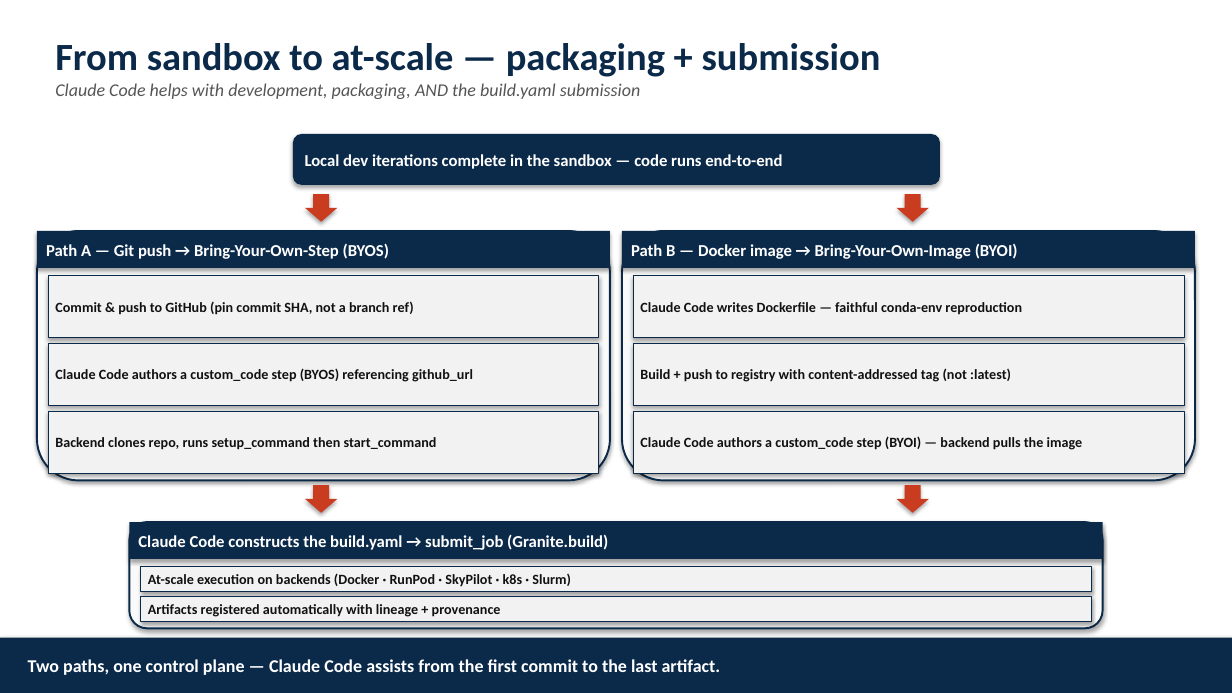
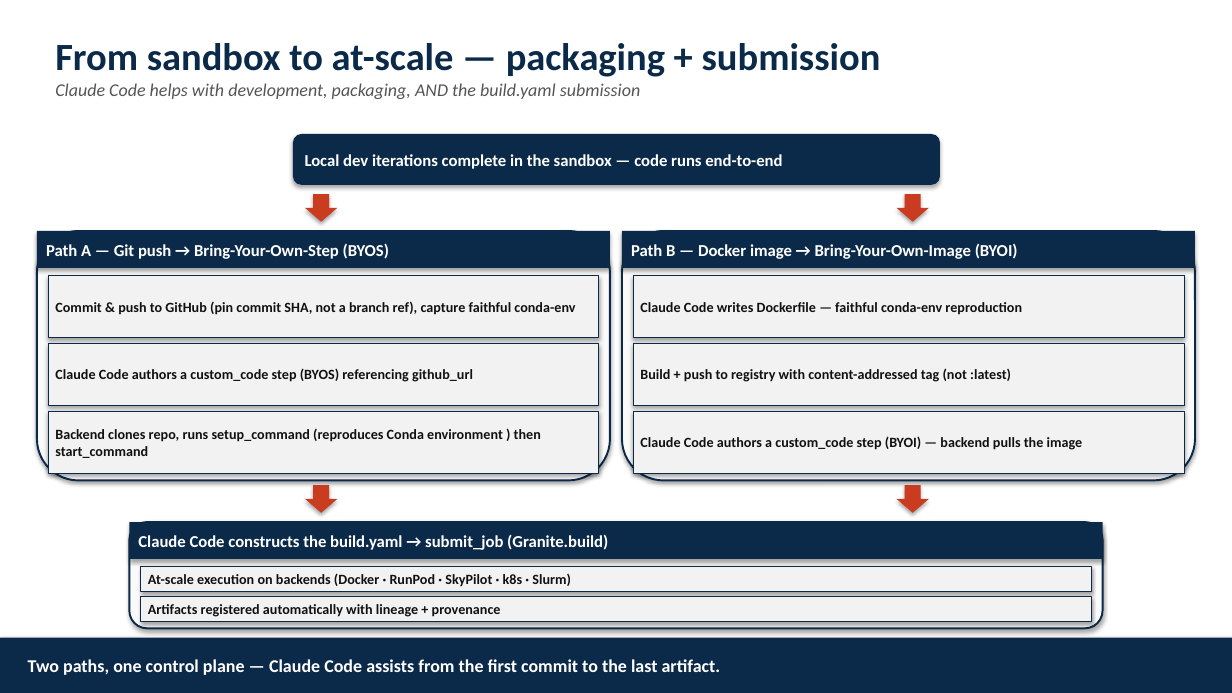
Before and after one commit to pzerfos/OpenMythos, a slide deck: slide 3 of docs/presentations/2026-04-28-openmythos-on-BlueVela.pptx. Drawn at 1232x693 pixels with LibreOffice and Linux fonts; fonts in the diff are those of the drawing. Boxes give left, top, right and bottom in pixels: in the first picture for what was removed or moved away, otherwise in the second. Text is boxed around its words. In the diff, an @@ line names an element or a change of style, - is before the commit and + after.

```diff
--- a/docs/presentations/2026-04-28-openmythos-on-BlueVela.pptx
+++ b/docs/presentations/2026-04-28-openmythos-on-BlueVela.pptx
@@ text in rectangle at (55,301,575,315): text changed @@
-Commit & push to GitHub (pin commit SHA, not a branch ref)
+Commit & push to GitHub (pin commit SHA, not a branch ref), capture faithful conda-env
@@ text in rectangle at (55,429,541,458): text changed @@
-Backend clones repo, runs setup_command then start_command
+Backend clones repo, runs setup_command (reproduces Conda environment ) then start_command
```
Also in this commit, not shown: 1 slide added.
